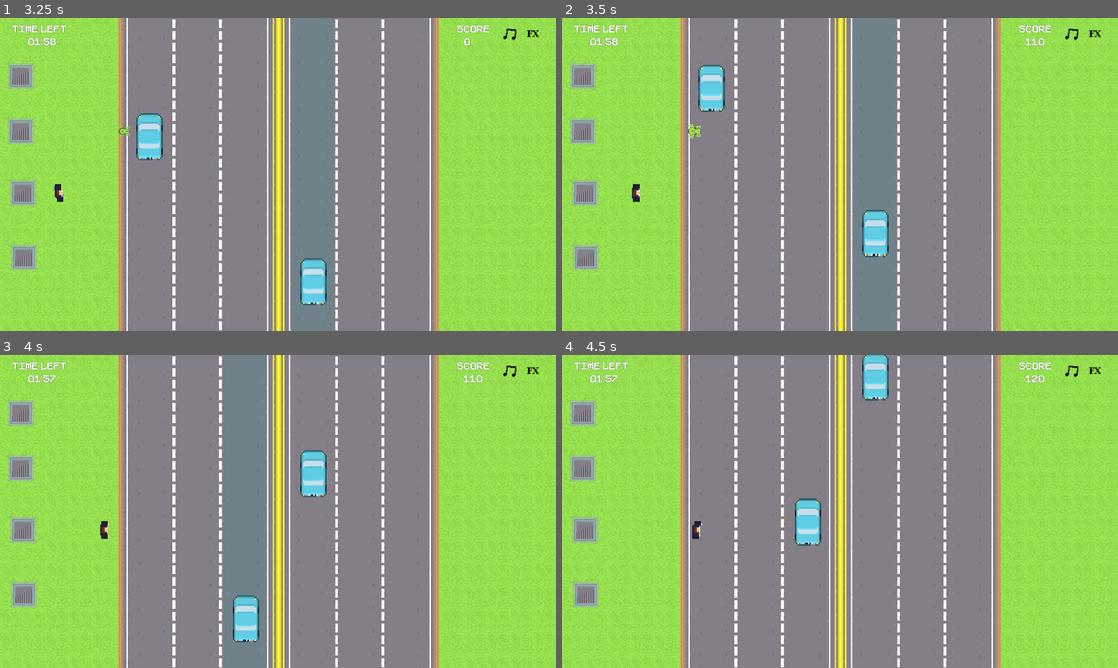
Above: before the commit, frames 1-4 (two rows, left to right).
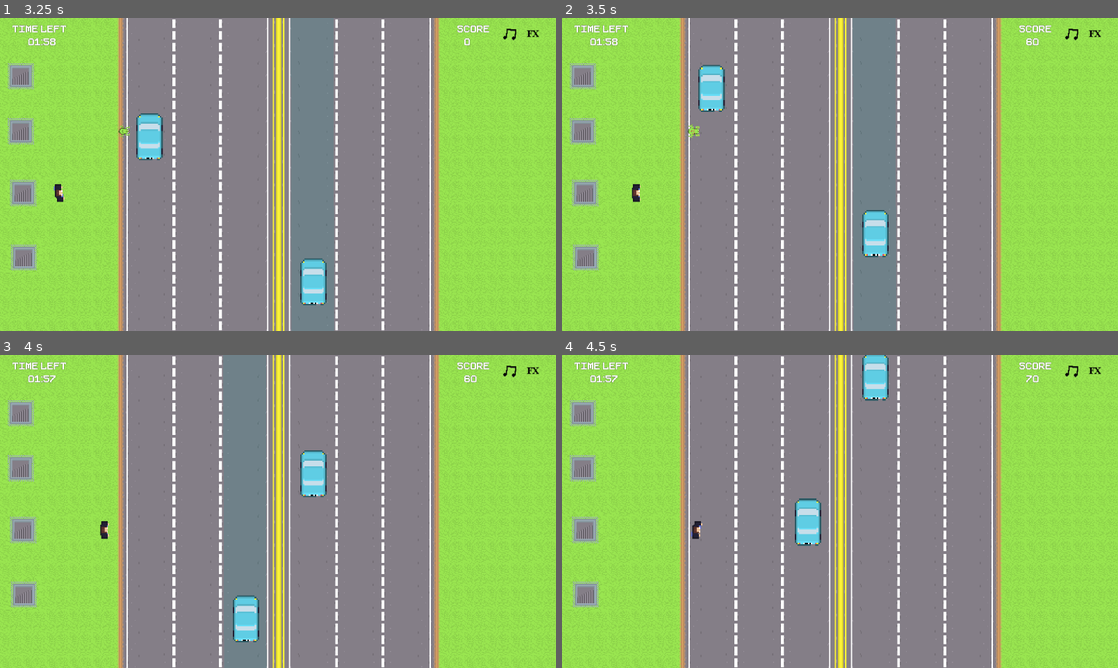
Above: after the commit, the same moments.

Repository: lewis785/gmtk-game-jam-2023
Game: Godot game, scene res://scenes/ui/StartScreen.tscn
The game is run twice, just before and just after one commit, with the same random seed, the same clock (stepped at 60 frames per second) and the same inputs. Sound files missing from this copy of the repository are replaced by a short silence.
Inputs (mouse positions are in pixels of both pictures, inside the frame that each line leads up to):
- Up to frame 1 (3.25 s): click "Start" at 0.5 s; tap Enter at 1.25 s; move the mouse to (400, 158) at 1.27 s; click (400, 158) at 1.42 s; move the mouse to (166, 190) at 2.02 s; click (166, 190) at 2.17 s; move the mouse to (333, 105) at 2.77 s; click (333, 105) at 2.92 s
- Up to frame 2 (3.5 s): no input
- Up to frame 3 (4 s): move the mouse to (250, 574) at 3.52 s; click (250, 574) at 3.67 s
- Up to frame 4 (4.5 s): move the mouse to (1006, 558) at 4.27 s; click (1006, 558) at 4.42 s

Frame 1 is identical in both runs. In frame 2, 0.1% of the frame differs, in the area x 22-87%, y 6-39%; in frame 3, less than 0.1%; in frame 4, less than 0.1%.

Commit message:
REFACTOR make frog script run from top of the scene

Diff:
--- a/scenes/person/Frog.gd
+++ b/scenes/person/Frog.gd
@@ -1,5 +1,12 @@
 extends MovementComponent
 
+@export var score_comp: ScoreComponent
+@export var collision_audio: AudioStreamPlayer2D
+
+@export var collision_score = 0 # Score gained for getting hit by vehicle
+@export var end_score = 0 # Score gained for reaching end
+
+var is_done: bool = false
 var tween: Tween
 
 func _ready():
@@ -8,7 +15,35 @@
 	growShrinkSprite()
 
 func growShrinkSprite():
-
 	tween.set_loops()
 	tween.tween_property(self, "scale", Vector2(0.2, 0.2), 0.4).as_relative()
 	tween.tween_property(self, "scale", Vector2(-0.2, -0.2), 0.4).as_relative()
+
+func _on_collision_component_body_entered(body):
+	if is_done:
+		return
+	if body.is_in_group("Vehicle"):
+		vehicle_collision()
+
+func vehicle_collision():
+	tween.stop()
+	is_done = true
+	score_comp.add_score(collision_score)
+	stop()
+	collision_audio.play()
+	await collision_audio.finished
+	self.queue_free()
+
+func end_collision():
+	is_done = true
+	score_comp.add_score(end_score)
+
+func _on_collision_component_area_entered(area):
+	if is_done:
+		return
+	if area.is_in_group("End"):
+		end_collision()
+
+func _on_collision_component_area_exited(area):
+	if area.is_in_group("End"):
+		self.queue_free()
--- a/scenes/person/Frog.tscn
+++ b/scenes/person/Frog.tscn
@@ -1,9 +1,8 @@
-[gd_scene load_steps=13 format=3 uid="uid://cf3lyxoa43kit"]
+[gd_scene load_steps=12 format=3 uid="uid://cf3lyxoa43kit"]
 
 [ext_resource type="Script" path="res://scenes/person/Frog.gd" id="1_8e6au"]
 [ext_resource type="Texture2D" uid="uid://brgm3ptolrbji" path="res://assets/entities/FrogFull-Sheet.png" id="2_6kmvp"]
 [ext_resource type="PackedScene" uid="uid://ctn8s6hg8toiu" path="res://scenes/components/CollisionComponent.tscn" id="3_qg1gh"]
-[ext_resource type="Script" path="res://scenes/person/Person.gd" id="4_pyhtp"]
 [ext_resource type="PackedScene" uid="uid://b3bw5liu8eq7e" path="res://scenes/components/ScoreComponent.tscn" id="5_y3072"]
 [ext_resource type="AudioStream" uid="uid://bu0i02phseyc6" path="res://assets/audio/Person_Collision.wav" id="6_vea8u"]
 
@@ -69,10 +68,14 @@
 [sub_resource type="RectangleShape2D" id="RectangleShape2D_yo7xa"]
 size = Vector2(27, 20)
 
-[node name="Frog" type="CharacterBody2D" node_paths=PackedStringArray("animation") groups=["Person"]]
+[node name="Frog" type="CharacterBody2D" node_paths=PackedStringArray("score_comp", "collision_audio", "animation") groups=["Person"]]
 collision_layer = 2
 collision_mask = 2
 script = ExtResource("1_8e6au")
+score_comp = NodePath("ScoreComponent")
+collision_audio = NodePath("CollisionAudioPlayer")
+collision_score = 50
+end_score = -100
 speed = 5000.0
 direction = "RIGHT"
 animation = NodePath("AnimationPlayer")
@@ -105,16 +108,10 @@
 "": SubResource("AnimationLibrary_87r8c")
 }
 
-[node name="PersonCollision" type="CollisionShape2D" parent="." node_paths=PackedStringArray("score_comp", "move_comp", "collision_audio")]
+[node name="PersonCollision" type="CollisionShape2D" parent="."]
 position = Vector2(13.5, 0)
 shape = SubResource("RectangleShape2D_yo7xa")
 disabled = true
-script = ExtResource("4_pyhtp")
-score_comp = NodePath("../ScoreComponent")
-move_comp = NodePath("..")
-collision_audio = NodePath("../CollisionAudioPlayer")
-collision_score = 100
-end_score = -50
 
 [node name="ScoreComponent" parent="." instance=ExtResource("5_y3072")]
 
@@ -123,6 +120,6 @@
 volume_db = -2.81
 bus = &"FX"
 
-[connection signal="area_entered" from="CollisionComponent" to="PersonCollision" method="_on_collision_component_area_entered"]
-[connection signal="area_exited" from="CollisionComponent" to="PersonCollision" method="_on_collision_component_area_exited"]
-[connection signal="body_entered" from="CollisionComponent" to="PersonCollision" method="_on_collision_component_body_entered"]
+[connection signal="area_entered" from="CollisionComponent" to="." method="_on_collision_component_area_entered"]
+[connection signal="area_exited" from="CollisionComponent" to="." method="_on_collision_component_area_exited"]
+[connection signal="body_entered" from="CollisionComponent" to="." method="_on_collision_component_body_entered"]
